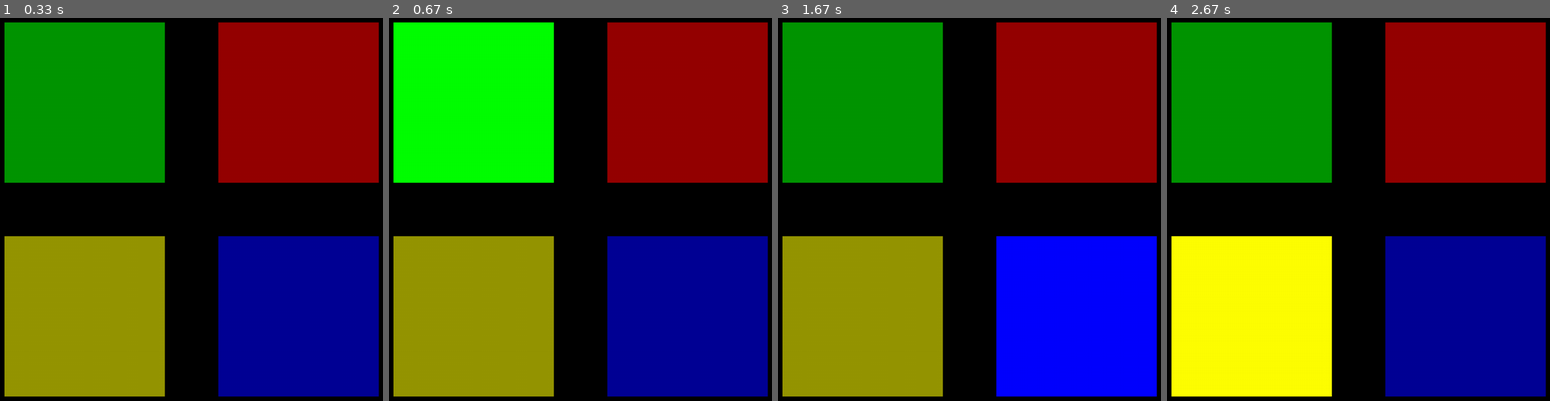
Above: before the commit, frames 1-4 (left to right).
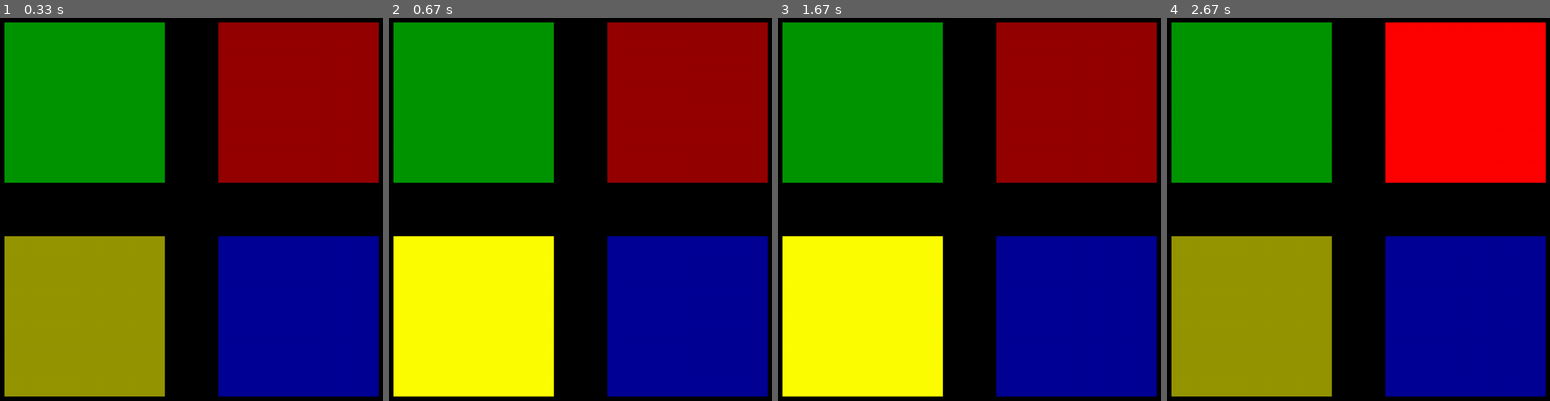
Above: after the commit, the same moments.

Repository: big-papa/cs20-class-demos-fall2018
Game: pygame game, started from simon.py
Same seed, same stepped clock (60 frames per second), same inputs: the game is played once before the commit and once after it.
Inputs (mouse positions are in pixels of both pictures, inside the frame that each line leads up to):
- Up to frame 1 (0.33 s): no input
- Up to frame 2 (0.67 s): tap Space at 0.33 s
- Up to frame 3 (1.67 s): click (839, 301) at 1.22 s
- Up to frame 4 (2.67 s): click (1423, 44) at 2.2 s

Frame 1 is identical in both runs. In frame 2, 35% of the frame differs, in the area x 1-44%, y 1-99%; in frame 3, 35%; in frame 4, 35%.

Commit message:
Update simon.py

Diff:
--- a/simon.py
+++ b/simon.py
@@ -3,8 +3,12 @@
 #G R
 #Y B
 
-import pygame, sys, time
+import pygame, sys, time, random
 from pygame.locals import *
+
+def pick_random_color():
+    possible_colors = ["green", "red", "yellow", "blue"]
+    return random.choice(possible_colors)
 
 def display_regular_buttons():
     pygame.draw.rect(DISPLAYSURF, GREEN, green_button)
@@ -65,7 +69,7 @@
 yellow_button = pygame.Rect(100, 500, 300, 300)
 blue_button = pygame.Rect(500, 500, 300, 300)
 
-test_sequence = ["green", "blue", "yellow", "red", "blue"]
+sequence = []
 
 #background tunes
 #background_music = pygame.mixer.music.load("Mercury.wav")
@@ -94,7 +98,8 @@
 
         if event.type == pygame.KEYDOWN:
             if event.key == pygame.K_SPACE:
-                for the_color in test_sequence:
+                sequence.append( pick_random_color() )
+                for the_color in sequence:
                     flash_button(the_color)
 
 
